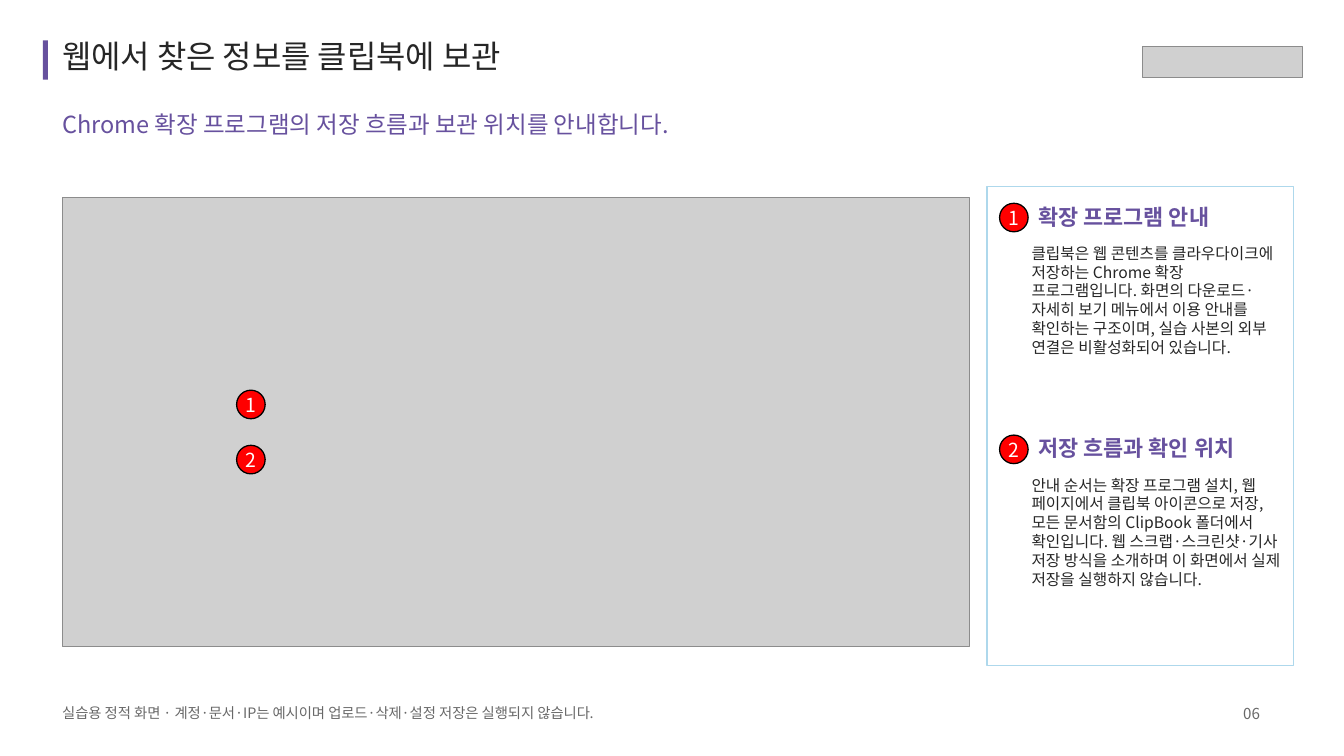
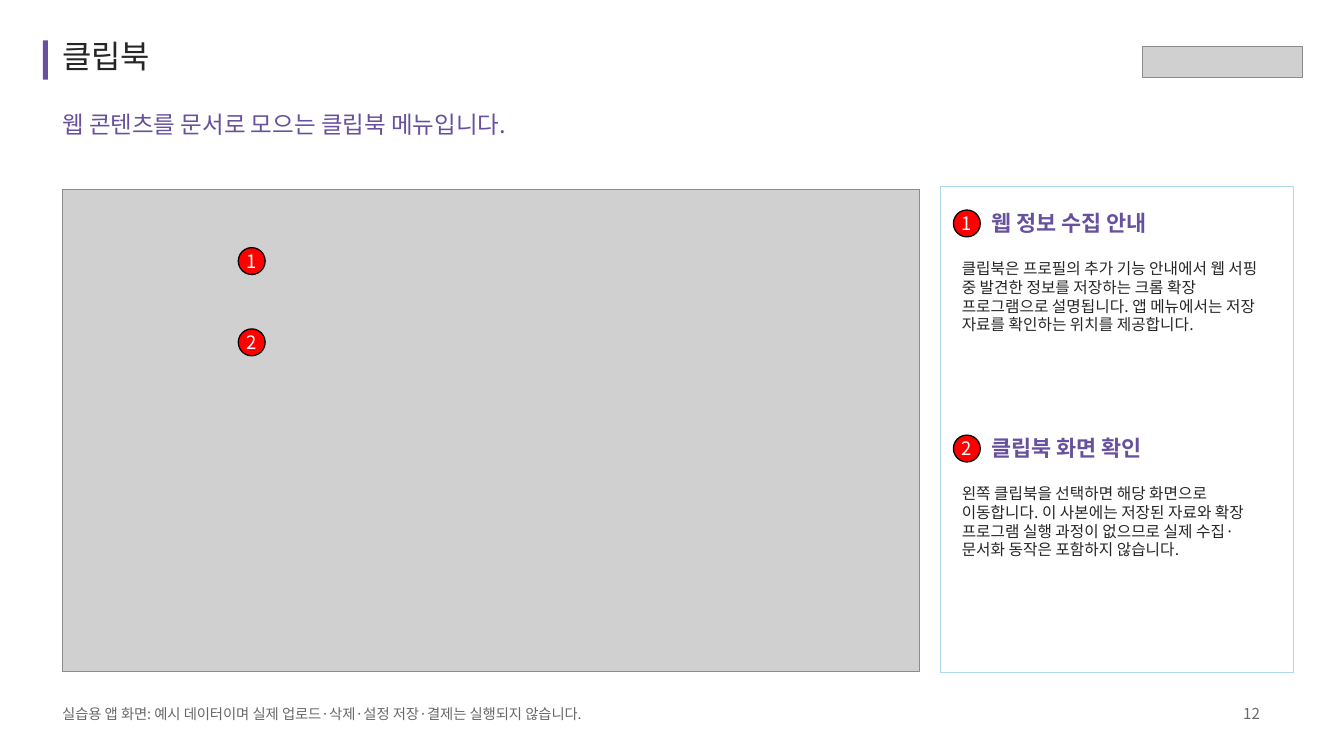
Before and after one commit to acmexii/cloudikehome, a slide deck: slide 12 of docs/cloudike-app-features.pptx (slide 6 before the commit). Drawn at 1344x756 pixels with LibreOffice and Linux fonts; fonts in the diff are those of the drawing; grey boxes stand for pictures. Boxes give left, top, right and bottom in pixels: in the first picture for what was removed or moved away, otherwise in the second. Text is boxed around its words. In the diff, an @@ line names an element or a change of style, - is before the commit and + after.

```diff
--- a/docs/cloudike-app-features.pptx
+++ b/docs/cloudike-app-features.pptx
@@ text at (x1=62, y1=41, x2=150, y2=71): text changed @@
-웹에서 찾은 정보를 클립북에 보관
+클립북
@@ text at (x1=62, y1=113, x2=506, y2=135): text changed @@
-Chrome 확장 프로그램의 저장 흐름과 보관 위치를 안내합니다.
+웹 콘텐츠를 문서로 모으는 클립북 메뉴입니다.
@@ picture resized from (x1=62, y1=198, x2=969, y2=647) to (x1=62, y1=189, x2=918, y2=672) @@
@@ rectangle resized from (x1=987, y1=186, x2=1293, y2=665) to (x1=941, y1=186, x2=1294, y2=672) @@
@@ rectangle at (x1=941, y1=186, x2=1294, y2=672): outline #AED8EC 1.13 pt to #AED8EC 0.75 pt @@
@@ ellipse "1" moved from (x1=1000, y1=203, x2=1028, y2=231) to (x1=953, y1=210, x2=980, y2=236) @@
@@ text at (x1=991, y1=210, x2=1147, y2=238): text changed @@
-확장 프로그램 안내
+웹 정보 수집 안내
@@ size 17.2 to 16.5 pt in 4 elements at (x1=953, y1=435, x2=980, y2=462), (x1=953, y1=210, x2=980, y2=236), (x1=238, y1=329, x2=264, y2=356), (x1=238, y1=248, x2=264, y2=274) @@
@@ ellipse "1" moved from (x1=236, y1=390, x2=264, y2=418) to (x1=238, y1=248, x2=264, y2=274) @@
@@ text at (x1=962, y1=261, x2=1257, y2=332): text changed @@
-클립북은 웹 콘텐츠를 클라우다이크에 저장하는 Chrome 확장 프로그램입니다. 화면의 다운로드·자세히 보기 메뉴에서 이용 안내를 확인하는 구조이며, 실습 사본의 외부 연결은 비활성화되어 있습니다.
+클립북은 프로필의 추가 기능 안내에서 웹 서핑 중 발견한 정보를 저장하는 크롬 확장 프로그램으로 설명됩니다. 앱 메뉴에서는 저장 자료를 확인하는 위치를 제공합니다.
@@ ellipse "2" moved from (x1=236, y1=445, x2=264, y2=473) to (x1=238, y1=329, x2=264, y2=356) @@
@@ ellipse "2" moved from (x1=1000, y1=435, x2=1028, y2=464) to (x1=953, y1=435, x2=980, y2=462) @@
@@ text added at (x1=991, y1=437, x2=1142, y2=458), 19.5 pt, text #67519E, bold @@
+클립북 화면 확인
@@ text removed at (x1=1038, y1=437, x2=1234, y2=458) @@
-저장 흐름과 확인 위치
@@ text removed at (x1=1032, y1=478, x2=1280, y2=587) @@
-안내 순서는 확장 프로그램 설치, 웹 페이지에서 클립북 아이콘으로 저장, 모든 문서함의 ClipBook 폴더에서 확인입니다. 웹 스크랩·스크린샷·기사 저장 방식을 소개하며 이 화면에서 실제 저장을 실행하지 않습니다.
@@ text added at (x1=962, y1=486, x2=1244, y2=557), 14 pt, text #262626 @@
+왼쪽 클립북을 선택하면 해당 화면으로 이동합니다. 이 사본에는 저장된 자료와 확장 프로그램 실행 과정이 없으므로 실제 수집·문서화 동작은 포함하지 않습니다.
@@ text at (x1=62, y1=707, x2=581, y2=720): text changed @@
-실습용 정적 화면 · 계정·문서·IP는 예시이며 업로드·삭제·설정 저장은 실행되지 않습니다.
+실습용 앱 화면: 예시 데이터이며 실제 업로드·삭제·설정 저장·결제는 실행되지 않습니다.
@@ text at (x1=1243, y1=708, x2=1260, y2=719): text changed @@
-06
+12
```
Also in this commit, not shown: 10 other slides changed, 17 slides added, 1 slide removed, 2 other files.
